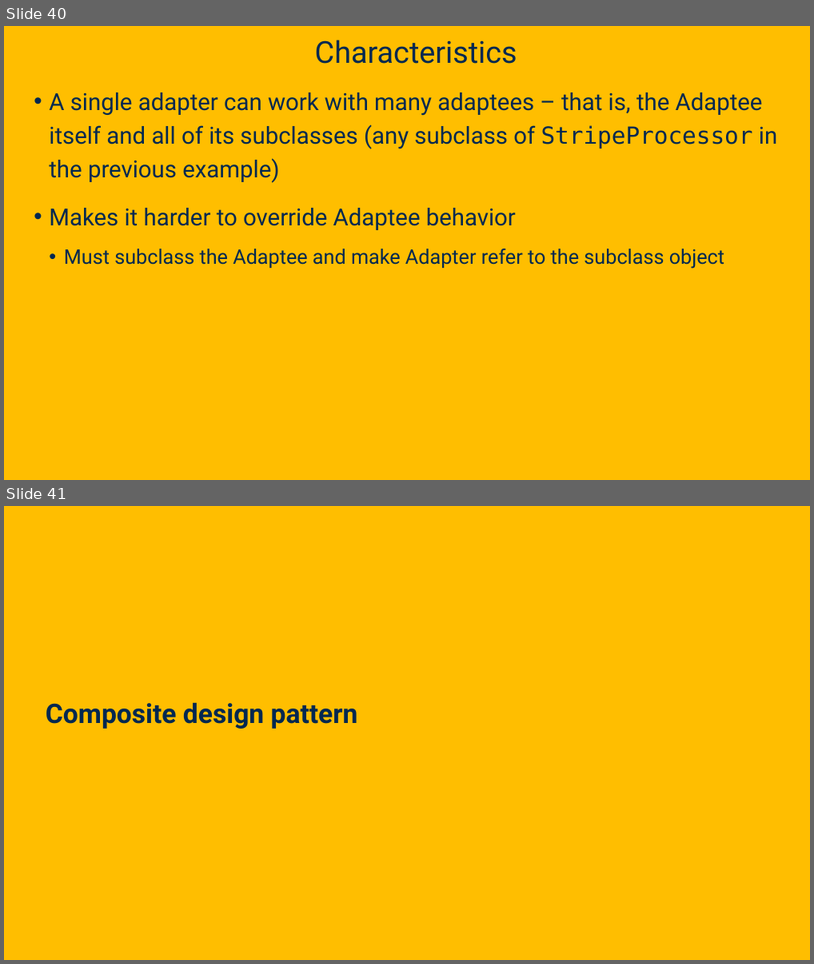
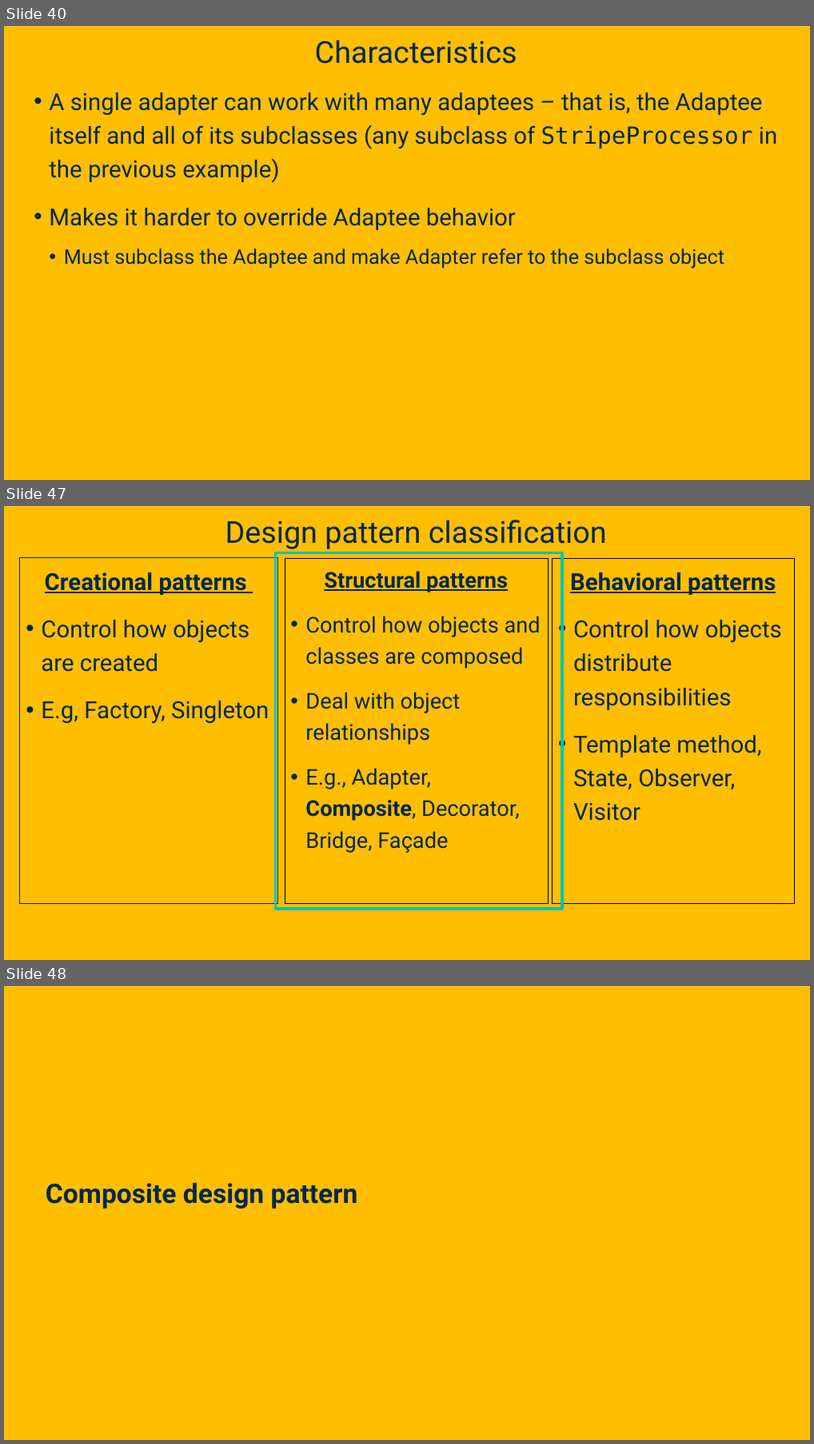
Before and after one commit to davsec-teaching/ecs160-f25, a slide deck: slides/8_design_patterns.pptx. Shown one above the other, each under a label of ours: slides 40 and 41 before the commit, slides 40, 47 and 48 after it; the slides between them are not shown. The pictures are 814x964 and 814x1444 pixels, drawn with LibreOffice and Linux fonts; fonts in the diff are those of the drawing; background and template pictures are left out. Boxes give left, top, right and bottom in pixels: in the first picture for what was removed or moved away, otherwise in the second. Text is boxed around its words. In the diff, an @@ line names an element or a change of style, - is before the commit and + after.

Commit message:
design pattern sample questions

```diff
--- a/slides/8_design_patterns.pptx
+++ b/slides/8_design_patterns.pptx
@@ slide 47 added at [4,506,810,960], background picture (left out) @@
@@ title added at [226,520,607,549], 36 pt, text #022850 @@
+Design pattern classification
@@ rectangle added at [276,552,562,908], outline #00C4B2 3.25 pt @@
@@ text added at [20,558,278,904], outline #022850 0.75 pt, 28 pt, text #022850 @@
+Creational patterns
+• Control how objects are created
+• E.g, Factory, Singleton
@@ rectangle added at [285,558,548,904], outline #000000 0.75 pt, 25.9 pt, text #022850 @@
+Structural patterns
+• Control how objects and classes are composed
+• Deal with object relationships
+• E.g., Adapter, Composite, Decorator, Bridge, Façade
@@ rectangle added at [553,558,794,904], outline #000000 0.75 pt, 28 pt, text #022850 @@
+Behavioral patterns
+• Control how objects distribute responsibilities
+• Template method, State, Observer, Visitor
@@ what was slide 41 is now slide 48 @@
```
Also in this commit, not shown: 1 slide changed, 5 other slides added.
